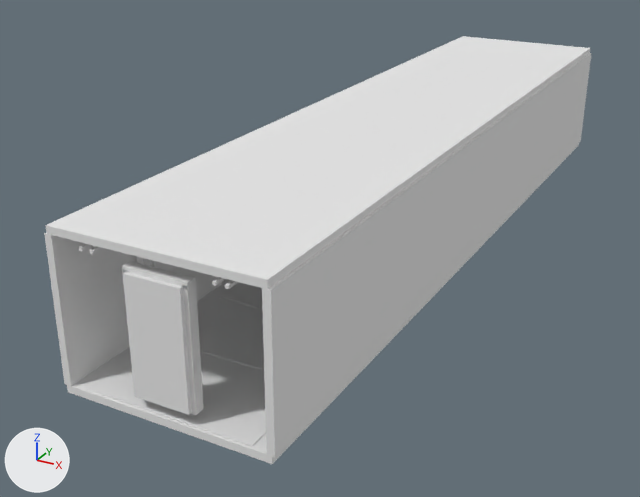
The OBJ model assets/MODELS/NEXUS9_MENU.OBJ: old version first, new version second.
Camera for both pictures: a camera (50 mm lens) standing at (16.3, -53.9, 14.3) and looking at (-3.0, -18.9, -3.2). Arrows for +X, +Y and +Z are at lower left; the lights stay in place. The picture after the commit comes second. Where no turn or scale is listed for an object, it has been applied to the vertices.

The scene before the commit, as lines of its bpy script (objects in view):
```python
me_nexus9_menu = bpy.data.meshes.new('NEXUS9_MENU')
me_nexus9_menu.from_pydata(...)  # 1400 vertices, 1050 faces; spans x -4.3..4.3, y -35.0..3.0, z -2.8..3.5
me_nexus9_menu.materials.append(mat_floor)  # white #e7e7e7
me_nexus9_menu.materials.append(mat_ceiling)  # white #e7e7e7
me_nexus9_menu.materials.append(mat_wall)  # white #e7e7e7
me_nexus9_menu.materials.append(mat_metal)  # white #e7e7e7
me_nexus9_menu.materials.append(mat_darkmetal)  # white #e7e7e7
me_nexus9_menu.materials.append(mat_warning)  # white #e7e7e7
me_nexus9_menu.materials.append(mat_light)  # white #e7e7e7
me_nexus9_menu.materials.append(mat_glass)  # white #e7e7e7
me_nexus9_menu.materials.append(mat_bio)  # white #e7e7e7
ob_nexus9_menu = bpy.data.objects.new('NEXUS9_MENU', me_nexus9_menu)
ob_nexus9_menu.location = (0.0, 0.0, 0.0)
```
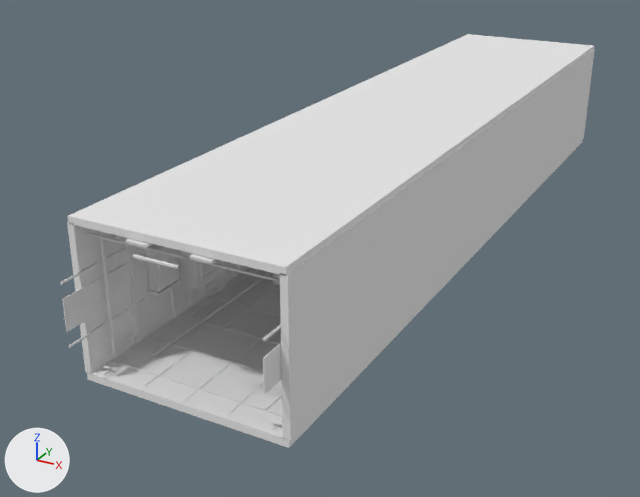
Commit message: Upgrade NEXUS-9 menu environment to high-detail 3D

Where the change shows, as pixel boxes (x1, y1, x2, y2) in the pictures (640 x 497 px; the box of a moved part takes in the faces that stretch with it):
```json
{"object": "NEXUS9_MENU", "change": "reshaped", "before": [44, 36, 591, 464], "after": [61, 34, 595, 448]}
{"part": 1, "of": "me_nexus9_menu", "change": "moved or reshaped", "before": [67, 144, 579, 464], "after": [87, 139, 583, 448]}
{"part": 2, "of": "me_nexus9_menu", "change": "moved or reshaped", "before": [45, 36, 590, 289], "after": [68, 34, 594, 275]}
{"part": 3, "of": "me_nexus9_menu", "change": "moved or reshaped", "before": [44, 233, 222, 386], "after": [67, 222, 248, 374]}
{"part": 4, "of": "me_nexus9_menu", "change": "moved or reshaped", "before": [262, 53, 591, 457], "after": [280, 49, 595, 441]}
{"part": 5, "of": "me_nexus9_menu", "change": "deleted", "before": [122, 256, 230, 415]}
{"part": 6, "of": "me_nexus9_menu", "change": "cut back", "before": [79, 244, 266, 447], "after": [61, 231, 283, 430]}
```

Scene script edits in JSON lines:
```json
{"block": "me_nexus9_menu", "where": "# used by ob_nexus9_menu; location = (0.0, 0.0, 0.0)"}
{"op": "remove", "block": "me_nexus9_menu", "code": "me_nexus9_menu.from_pydata(...)  # 1400 vertices, 1050 faces; spans x -4.3..4.3, y -35.0..3.0, z -2.8..3.5"}
{"op": "add", "block": "me_nexus9_menu", "code": "me_nexus9_menu.from_pydata(...)  # 7618 vertices, 5373 faces; spans x -4.3..4.3, y -34.9..4.0, z -2.8..3.5"}
{"block": "me_nexus9_menu", "change": "me_nexus9_menu part 1: the loose piece of 8 vertices spanning x -4.2..4.2, y -35.0..3.0, z -2.8..-2.5 is moved by (0.0, 1.0, 0.0)"}
{"block": "me_nexus9_menu", "change": "me_nexus9_menu part 2: the loose piece of 8 vertices spanning x -4.2..4.2, y -35.0..3.0, z 3.2..3.5 is moved by (0.0, 1.0, 0.0)"}
{"block": "me_nexus9_menu", "change": "me_nexus9_menu part 3: the loose piece of 8 vertices spanning x -4.3..-4.0, y -35.0..3.0, z -2.5..3.2 is moved by (0.0, 1.0, 0.0)"}
{"block": "me_nexus9_menu", "change": "me_nexus9_menu part 4: the loose piece of 8 vertices spanning x 4.0..4.3, y -35.0..3.0, z -2.5..3.2 is moved by (0.0, 1.0, 0.0)"}
{"block": "me_nexus9_menu", "change": "me_nexus9_menu part 5: 147 loose pieces with 1176 vertices, spanning x -4.1..4.1, y -35.0..2.0, z -2.5..3.2, are deleted"}
{"block": "me_nexus9_menu", "change": "me_nexus9_menu part 6: 2 vertices moved within x 3.9..4.0, y -17.3..-12.9, z -1.0..-0.4; 186 vertices removed from x -4.1..4.1, y -35.0..1.0, z -2.5..3.0; 7372 vertices added at x -4.0..4.0, y -34.9..2.0, z -2.5..3.2"}
{"block": "me_nexus9_menu", "change": "other edits to the shape of me_nexus9_menu do not show in these pictures"}
```
